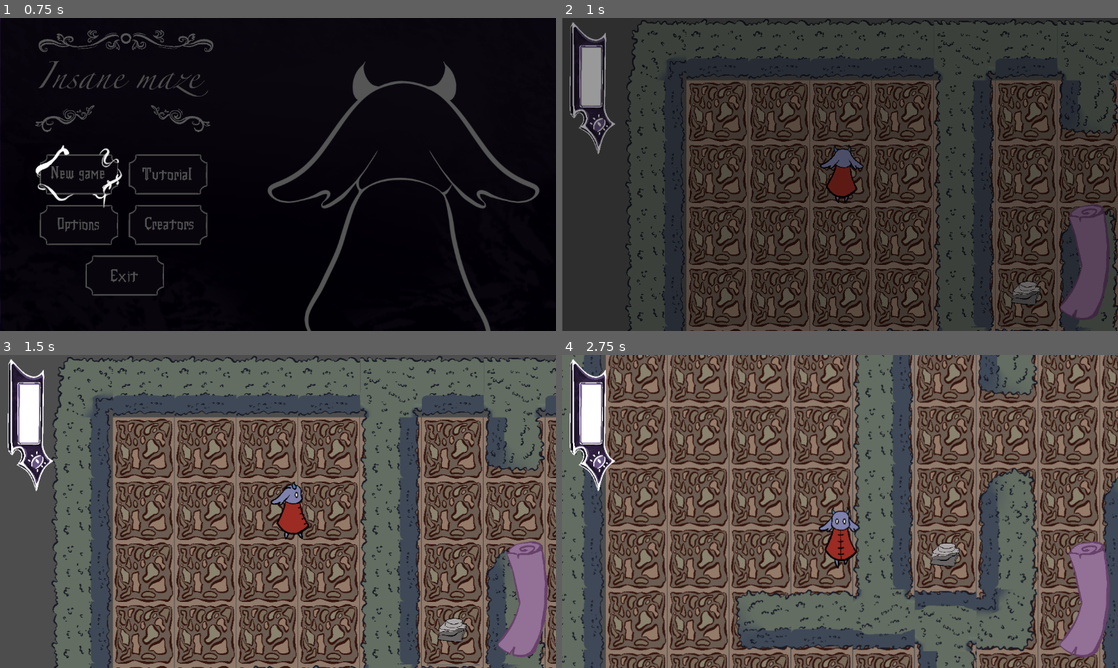
Above: before the commit, frames 1-4 (two rows, left to right).
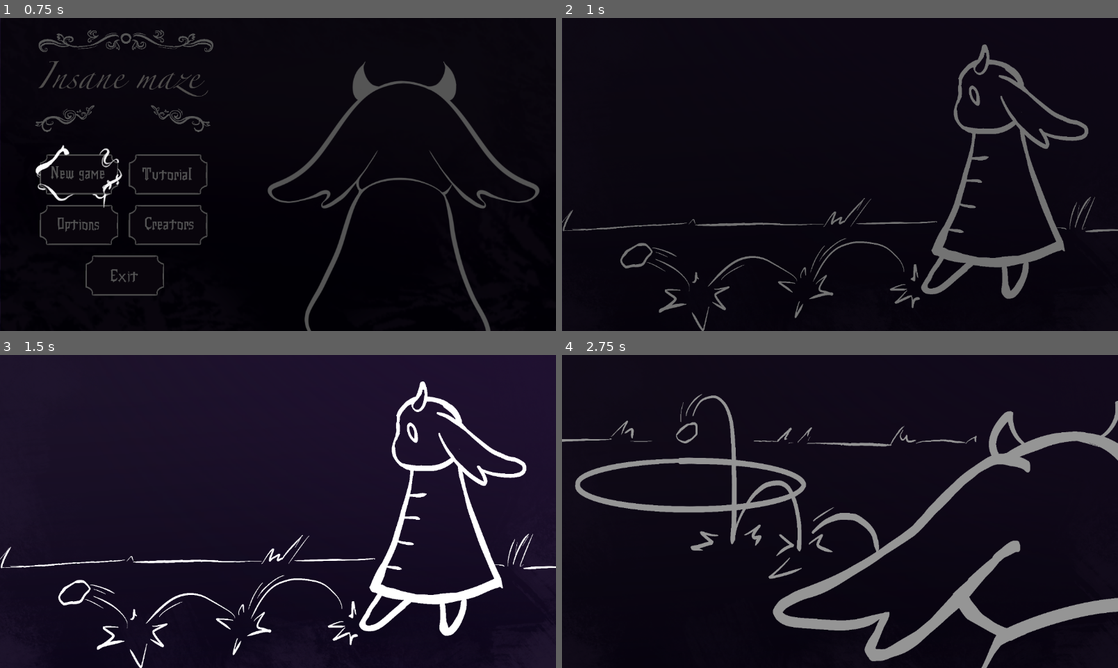
Above: after the commit, the same moments.

Repository: Horacjusz/a_merdz_byl
Game: Godot game, scene res://scenes/main.tscn
Two runs of this game, one before a commit and one after it. Both use one fixed random seed, a clock stepped at 60 frames per second and the inputs below. Sound files missing from this copy of the repository are replaced by a short silence.
Inputs (mouse positions are in pixels of both pictures, inside the frame that each line leads up to):
- Up to frame 1 (0.75 s): click (77, 174) at 0.5 s
- Up to frame 2 (1 s): no input
- Up to frame 3 (1.5 s): move the mouse to (400, 495) at 1.27 s; hold Right (ui_right) from 1.28 s (still down); hold F (press_F_to_pay_respect) from 1.28 s (still down); click (400, 495) at 1.42 s
- Up to frame 4 (2.75 s): move the mouse to (728, 527) at 2.02 s; release Right (ui_right) at 2.03 s; release F (press_F_to_pay_respect) at 2.03 s; hold Down (ui_down) from 2.03 s (still down); tap F (press_F_to_pay_respect) at 2.1 s

Frame 1 is identical in both runs. In frame 2, 88% of the frame differs, in the area x 0-100%, y 0-100%; in frame 3, 98%; in frame 4, 99%.

Commit message:
GAME DONE

Diff:
--- /dev/null
+++ b/game/scenes/cutscene.tscn
@@ -0,0 +1,56 @@
+[gd_scene format=3 uid="uid://cqejiql8oe6xj"]
+
+[ext_resource type="Script" uid="uid://02mfcsrqlapr" path="res://scripts/cutscene.gd" id="1_ye7fo"]
+[ext_resource type="Texture2D" uid="uid://cm0qo3mm43f53" path="res://assets/cutscene_asset/Escape_ending.png" id="2_a320b"]
+
+[sub_resource type="Animation" id="Animation_ix241"]
+length = 0.001
+tracks/0/type = "value"
+tracks/0/imported = false
+tracks/0/enabled = true
+tracks/0/path = NodePath("DisplayFrame:self_modulate")
+tracks/0/interp = 1
+tracks/0/loop_wrap = true
+tracks/0/keys = {
+"times": PackedFloat32Array(0),
+"transitions": PackedFloat32Array(1),
+"update": 0,
+"values": [Color(1, 1, 1, 1)]
+}
+
+[sub_resource type="Animation" id="Animation_ye7fo"]
+resource_name = "show"
+tracks/0/type = "value"
+tracks/0/imported = false
+tracks/0/enabled = true
+tracks/0/path = NodePath("DisplayFrame:self_modulate")
+tracks/0/interp = 1
+tracks/0/loop_wrap = true
+tracks/0/keys = {
+"times": PackedFloat32Array(0, 0.2, 0.8, 1),
+"transitions": PackedFloat32Array(1, 1, 1, 1),
+"update": 0,
+"values": [Color(1, 1, 1, 0), Color(1, 1, 1, 1), Color(1, 1, 1, 1), Color(1, 1, 1, 0)]
+}
+
+[sub_resource type="AnimationLibrary" id="AnimationLibrary_ix241"]
+_data = {
+&"RESET": SubResource("Animation_ix241"),
+&"show": SubResource("Animation_ye7fo")
+}
+
+[node name="Cutscene" type="Node2D" unique_id=291124688]
+script = ExtResource("1_ye7fo")
+
+[node name="ColorRect" type="ColorRect" parent="." unique_id=1218600917]
+offset_left = -919.0
+offset_top = -699.0
+offset_right = 3169.0
+offset_bottom = 1553.0
+color = Color(0, 0, 0, 1)
+
+[node name="DisplayFrame" type="Sprite2D" parent="." unique_id=166963000]
+texture = ExtResource("2_a320b")
+
+[node name="AnimationPlayer" type="AnimationPlayer" parent="." unique_id=815038867]
+libraries/ = SubResource("AnimationLibrary_ix241")
--- a/game/scenes/last_door.tscn
+++ b/game/scenes/last_door.tscn
@@ -3,7 +3,6 @@
 [ext_resource type="Script" uid="uid://hdetdux8f4hh" path="res://scripts/last_door.gd" id="1_0fdf6"]
 [ext_resource type="Script" uid="uid://i6k8b3nxq6w3" path="res://scripts/door_interaction.gd" id="1_nt00m"]
 [ext_resource type="PackedScene" path="res://scenes/f_button.tscn" id="2_0fdf6"]
-[ext_resource type="PackedScene" uid="uid://dftrpkfy22rxb" path="res://scenes/Player.tscn" id="4_otgde"]
 
 [sub_resource type="CircleShape2D" id="CircleShape2D_otgde"]
 radius = 303.08084
@@ -23,8 +22,5 @@
 visible = false
 position = Vector2(576, 557)
 
-[node name="Player" parent="." unique_id=211872251 instance=ExtResource("4_otgde")]
-position = Vector2(396, 1)
-
 [connection signal="body_entered" from="Range" to="." method="_on_range_body_entered"]
 [connection signal="body_exited" from="Range" to="." method="_on_range_body_exited"]
--- a/game/scenes/levels/level_1.tscn
+++ b/game/scenes/levels/level_1.tscn
@@ -120,6 +120,7 @@
 [connection signal="body_entered" from="guzik2" to="." method="_on_guzik_2_body_entered"]
 [connection signal="body_exited" from="guzik2" to="." method="_on_guzik_2_body_exited"]
 [connection signal="clicked" from="CanvasLayer/good_button" to="." method="_on_good_button_clicked"]
+[connection signal="solved" from="CanvasLayer/Wires" to="." method="_on_wires_solved"]
 [connection signal="body_entered" from="sloty" to="." method="_on_sloty_body_entered"]
 [connection signal="body_exited" from="sloty" to="." method="_on_sloty_body_exited"]
 [connection signal="body_entered" from="note1" to="." method="_on_note_1_body_entered"]
--- a/game/scenes/levels/level_3.tscn
+++ b/game/scenes/levels/level_3.tscn
@@ -6,9 +6,10 @@
 [ext_resource type="PackedScene" uid="uid://cpsi0vf8w83c0" path="res://scenes/door.tscn" id="4_hhfj6"]
 [ext_resource type="PackedScene" uid="uid://cbiu3mf4f1xj1" path="res://scenes/note.tscn" id="5_fmg3e"]
 [ext_resource type="PackedScene" uid="uid://bnmajxwkr6vtw" path="res://scenes/pickup.tscn" id="6_pimnq"]
-[ext_resource type="PackedScene" uid="uid://2dnv41vr3ncl" path="res://scenes/f_button.tscn" id="7_2bnyt"]
+[ext_resource type="PackedScene" path="res://scenes/f_button.tscn" id="7_2bnyt"]
 [ext_resource type="PackedScene" uid="uid://cwxv7p74ef4qb" path="res://scenes/riddles/Symbols.tscn" id="8_n6eey"]
 [ext_resource type="PackedScene" uid="uid://ced105r81hntm" path="res://scenes/slots.tscn" id="8_pimnq"]
+[ext_resource type="PackedScene" uid="uid://c1vrvgl7qhu11" path="res://scenes/last_door.tscn" id="10_2bnyt"]
 
 [sub_resource type="RectangleShape2D" id="RectangleShape2D_0qepi"]
 size = Vector2(134.5, 129)
@@ -72,6 +73,9 @@
 [node name="Symbols" parent="CanvasLayer" unique_id=452912837 instance=ExtResource("8_n6eey")]
 visible = false
 
+[node name="LastDoor" parent="." unique_id=616772468 instance=ExtResource("10_2bnyt")]
+position = Vector2(2178, -83)
+
 [connection signal="body_entered" from="slots" to="." method="_on_slots_body_entered"]
 [connection signal="body_exited" from="slots" to="." method="_on_slots_body_exited"]
 [connection signal="body_entered" from="zagadka" to="." method="_on_zagadka_body_entered"]
--- a/game/scenes/main.tscn
+++ b/game/scenes/main.tscn
@@ -8,6 +8,7 @@
 [ext_resource type="Script" uid="uid://foyruhtg56ag" path="res://scripts/map.gd" id="5_85g3d"]
 [ext_resource type="PackedScene" path="res://scenes/transition_screen.tscn" id="5_tbgi4"]
 [ext_resource type="PackedScene" uid="uid://dky8wduw6gnt4" path="res://scenes/popup_message.tscn" id="6_tipki"]
+[ext_resource type="PackedScene" uid="uid://cqejiql8oe6xj" path="res://scenes/cutscene.tscn" id="7_85g3d"]
 
 [node name="Main" type="Node2D" unique_id=297181464]
 script = ExtResource("1_o5qli")
@@ -38,6 +39,10 @@
 visible = false
 position = Vector2(575, 325)
 
+[node name="Cutscene" parent="World/HUD" unique_id=291124688 instance=ExtResource("7_85g3d")]
+position = Vector2(575, 322)
+scale = Vector2(0.65, 0.65)
+
 [node name="UI" type="CanvasLayer" parent="." unique_id=1697044310]
 layer = 10
 
@@ -52,5 +57,6 @@
 [connection signal="button_down" from="World/HUD/Map" to="World/HUD/Map" method="_on_button_down"]
 [connection signal="map_closed" from="World/HUD/Map" to="." method="_on_map_map_closed"]
 [connection signal="map_opened" from="World/HUD/Map" to="." method="_on_map_map_opened"]
+[connection signal="insanity_reached" from="World/HUD/Bar" to="." method="_on_bar_insanity_reached"]
 [connection signal="exit_button_pressed" from="UI/MainMenu" to="." method="_on_main_menu_exit_button_pressed"]
 [connection signal="start_button_pressed" from="UI/MainMenu" to="." method="_on_main_menu_start_button_pressed"]
--- a/game/scripts/bar.gd
+++ b/game/scripts/bar.gd
@@ -13,7 +13,7 @@
 var BAR_FREEZED = false
 
 # travel_rate is showing how much bar is gonna raise in 1 second
-@export var travel_rate := 0.05
+@export var travel_rate := 0.2
 var _target_percentage: float = 0.0
 var _secondary_target: float = 0.0
 var value: float = 0.0
@@ -76,8 +76,7 @@
 		secondary_value = clamp(secondary_value + travel_rate * delta * sign(secondary_difference), 0.0, value)
 		_set_secondary_position_to_value()
 	_update_clip(secondary_inside)
-
 	if secondary_value == 0 :
 		bar_expired.emit()
-	if value == 1 :
+	if abs(value - 1) < EPSILON :
 		insanity_reached.emit()
--- /dev/null
+++ b/game/scripts/cutscene.gd
@@ -0,0 +1,57 @@
+extends Node2D
+@onready var cutscene: Node2D = $"."
+@onready var display_frame: Sprite2D = $DisplayFrame
+@onready var animation_player: AnimationPlayer = $AnimationPlayer
+
+var frames = []
+var current_frame = -1
+var prev_frame = -1
+func play_door(new_frames) -> void:
+	set_frames(new_frames)
+	await _play(0.3)
+
+func play_prologue() -> void:
+	set_frames([
+		load("res://assets/cutscene_asset/Prologue1.png"),
+		load("res://assets/cutscene_asset/Prologue2.png"),
+		load("res://assets/cutscene_asset/Prologue3.png"),
+		load("res://assets/cutscene_asset/Prologue4.png"),
+		load("res://assets/cutscene_asset/Prologue5.png"),
+		load("res://assets/cutscene_asset/Prologue6.png"),
+		load("res://assets/cutscene_asset/Prologue7.png"),
+	])
+	await _play(1)
+
+func play_escape_ending() -> void:
+	set_frames([load("res://assets/cutscene_asset/Escape_ending.png")])
+	await _play(0.2)
+
+func play_insane_ending() -> void:
+	set_frames([load("res://assets/cutscene_asset/Insanity_ending.png")])
+	await _play(0.2)
+
+func play_vine_ending() -> void:
+	set_frames([load("res://assets/cutscene_asset/Vine_ending.png")])
+	await _play(0.2)
+
+func _play(speed_scale) -> void:
+	cutscene.z_index = 100
+	cutscene.visible = true
+	display_frame.self_modulate = 0
+	animation_player.speed_scale = speed_scale
+
+	for frame in frames:
+		display_frame.texture = frame
+		animation_player.play("show")
+		await animation_player.animation_finished
+
+	cutscene.visible = false
+	cutscene.z_index = -100
+
+
+func set_frames(new_frames) :
+	frames = new_frames
+
+func _ready() :
+	cutscene.visible = false
+	cutscene.z_index = -100
--- a/game/scripts/level_1.gd
+++ b/game/scripts/level_1.gd
@@ -93,8 +93,14 @@
 	pass # Replace with function body.
 
 func _on_ink_body_entered(body: Node2D) -> void:
+	Inventory.gain_crystal()
 	ink.hide()
 
 
 func _on_bad_button_clicked() -> void:
 	pass
+
+
+func _on_wires_solved() -> void:
+	Inventory.gain_crystal()
+	pass # Replace with function body.
--- a/game/scripts/level_2.gd
+++ b/game/scripts/level_2.gd
@@ -42,6 +42,8 @@
 
 
 func _on_ink_body_entered(body: Node2D) -> void:
+
+	Inventory.gain_crystal()
 	ink.hide()
 
 
--- a/game/scripts/level_3.gd
+++ b/game/scripts/level_3.gd
@@ -53,6 +53,7 @@
 
 
 func _on_symbols_solved() -> void:
+	Inventory.gain_crystal()
 	pass # Replace with function body.
 	#inventory add
 
--- a/game/scripts/main.gd
+++ b/game/scripts/main.gd
@@ -9,6 +9,7 @@
 @onready var bar: Node2D = $World/HUD/Bar
 @onready var map: TextureButton = $World/HUD/Map
 @onready var popup_message: Node2D = $World/HUD/PopupMessage
+@onready var cutscene: Node2D = $World/HUD/Cutscene
 
 
 var current_level: Level = null
@@ -38,6 +39,7 @@
 	await transition_screen.transition_finished
 	main_menu.hide()
 	main_menu.change_to_pause_menu()
+	await cutscene.play_prologue()
 	player.visible = true
 	LevelManager.request_level("level_1", "entrance", true)
 
@@ -122,6 +124,24 @@
 	pass # Replace with function body.
 
 func _on_player_last_door_open() -> void:
+	var new_frames = [
+		load("res://assets/map_asset/door_screen.png"),
+		load("res://assets/map_asset/door_screen1.png"),
+		load("res://assets/map_asset/door_screen2.png"),
+		load("res://assets/map_asset/door_screen3.png")
+	]
+
+	var max_length = min(Inventory.crystal_count + 1, new_frames.size())
+	new_frames = new_frames.slice(0, max_length)
+	if new_frames.size() < 4 :
+		new_frames.push_back(load("res://assets/cutscene_asset/Vine_ending.png"))
+	else :
+		new_frames.push_back(load("res://assets/map_asset/door_screen_full.png"))
+		new_frames.push_back(load("res://assets/cutscene_asset/Escape_ending.png"))
+
+	await cutscene.play_door(new_frames)
+
+	exit_game()
 	pass # Replace with function body.
 
 
@@ -135,3 +155,9 @@
 	#map.close()
 	bar.change(true)
 	current_level.hide_map()
+
+
+func _on_bar_insanity_reached() -> void:
+	await cutscene.play_insane_ending()
+	exit_game()
+	pass # Replace with function body.
Not shown: 1 places in game/scenes/levels/level_1.tscn that only renumber resources
Not shown: 1 places in game/scenes/levels/level_2.tscn that only renumber resources
Not shown, added: game/scripts/cutscene.gd.uid
